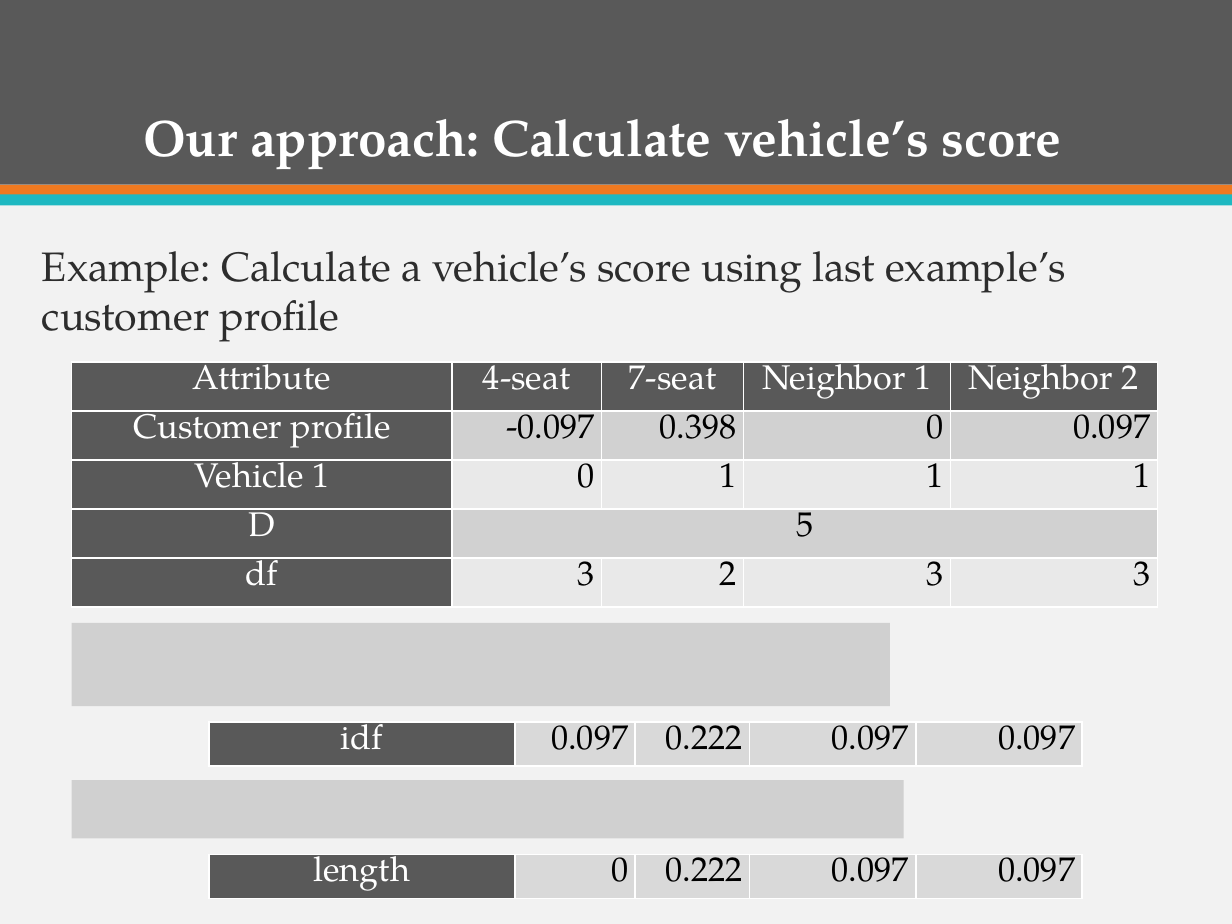
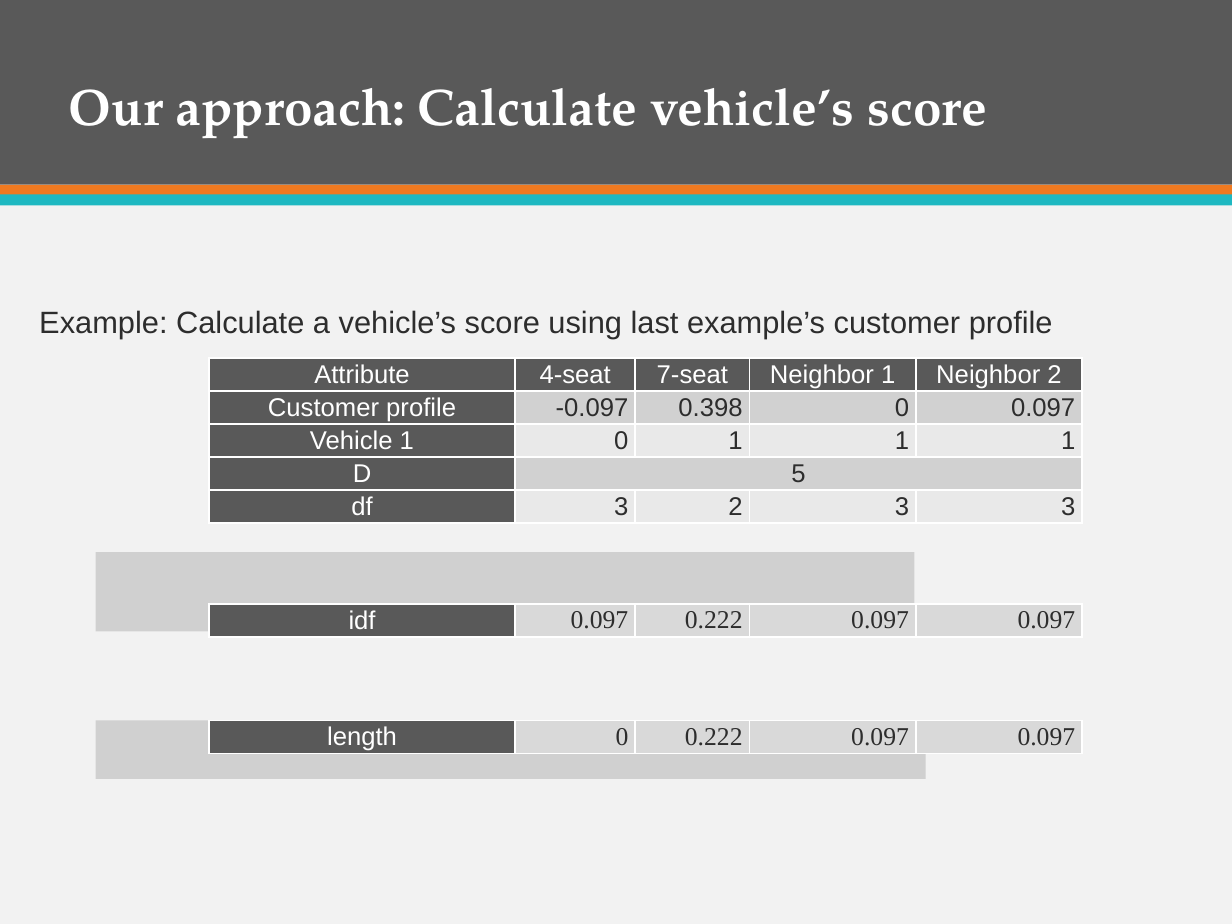
Before and after one commit to firzgard/CarRentalPortal, a slide deck: slide 70 of slide/CAR RENTAL PORTAL-Official.pptx (slide 68 before the commit). Drawn at 1232x924 pixels with LibreOffice and Linux fonts; fonts in the diff are those of the drawing; grey boxes stand for pictures. Boxes give left, top, right and bottom in pixels: in the first picture for what was removed or moved away, otherwise in the second. Text is boxed around its words. In the diff, an @@ line names an element or a change of style, - is before the commit and + after.

Commit message:
update slide

```diff
--- a/slide/CAR RENTAL PORTAL-Official.pptx
+++ b/slide/CAR RENTAL PORTAL-Official.pptx
@@ title "Our approach: Calculate vehicle’s score": place and size @@
-title "Our approach: Calculate vehicle’s score" at box(143, 119, 1062, 169)
+title "Our approach: Calculate vehicle’s score" at box(69, 88, 988, 138)
@@ text "Example: Calculate a vehicle’s score ...": place and size @@
-text "Example: Calculate a vehicle’s score ..." at box(42, 251, 1066, 342)
+text "Example: Calculate a vehicle’s score ..." at box(39, 310, 1053, 338)
@@ text "Example: Calculate a vehicle’s score ..." at box(39, 310, 1053, 338): size 24 to 18 pt, font TeX Gyre Pagella to Arial @@
@@ table at box(209, 359, 1082, 524) @@
@@ size 20 to 15 pt, font TeX Gyre Pagella to Arial @@
@@ text colour #000000 to #2C2C2C in "-0.097", "0.398", "0", "0.097" and 9 more places @@
@@ table: place and size @@
-table at box(71, 362, 1157, 607)
+table at box(209, 359, 1082, 524)
@@ picture added at box(96, 552, 915, 631) @@
@@ picture removed at box(71, 623, 890, 707) @@
@@ table at box(209, 604, 1082, 637) @@
-row 1, column 1: length
+row 1, column 1: idf
-row 1, column 2: 0
+row 1, column 2: 0.097
@@ size 20 to 15 pt, font TeX Gyre Pagella to Times New Roman, text colour #000000 to #2C2C2C in "0.222", "0.097", "0.097" @@
@@ table: place and size @@
-table at box(209, 854, 1082, 896)
+table at box(209, 604, 1082, 637)
@@ picture added at box(96, 721, 926, 779) @@
@@ table at box(209, 721, 1082, 755) @@
-row 1, column 1: idf
+row 1, column 1: length
-row 1, column 2: 0.097
+row 1, column 2: 0
@@ size 20 to 15 pt, font TeX Gyre Pagella to Times New Roman, text colour #000000 to #2C2C2C in "0.222", "0.097", "0.097" @@
@@ picture removed at box(71, 780, 903, 838) @@
```
Also in this commit, not shown: 23 other slides changed, 2 slides added.
